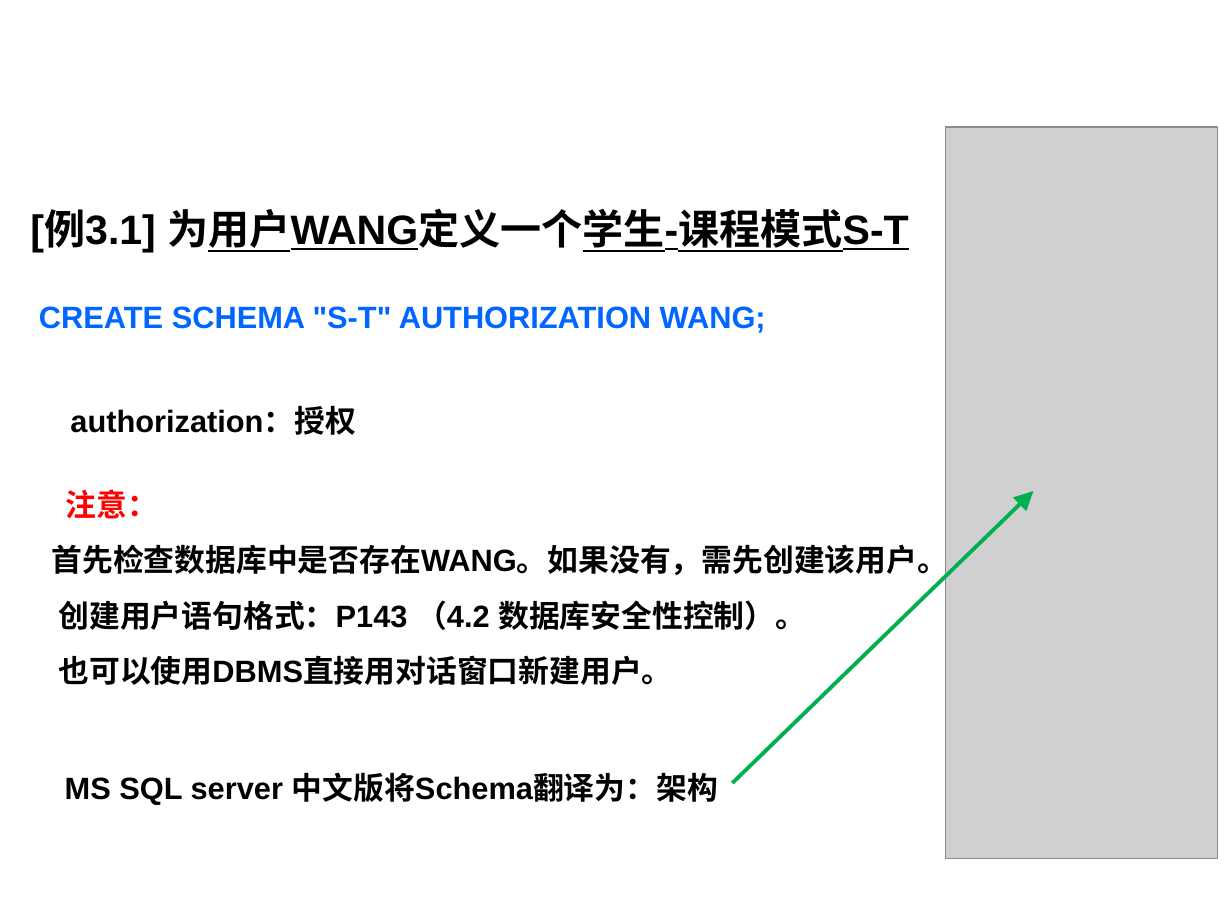
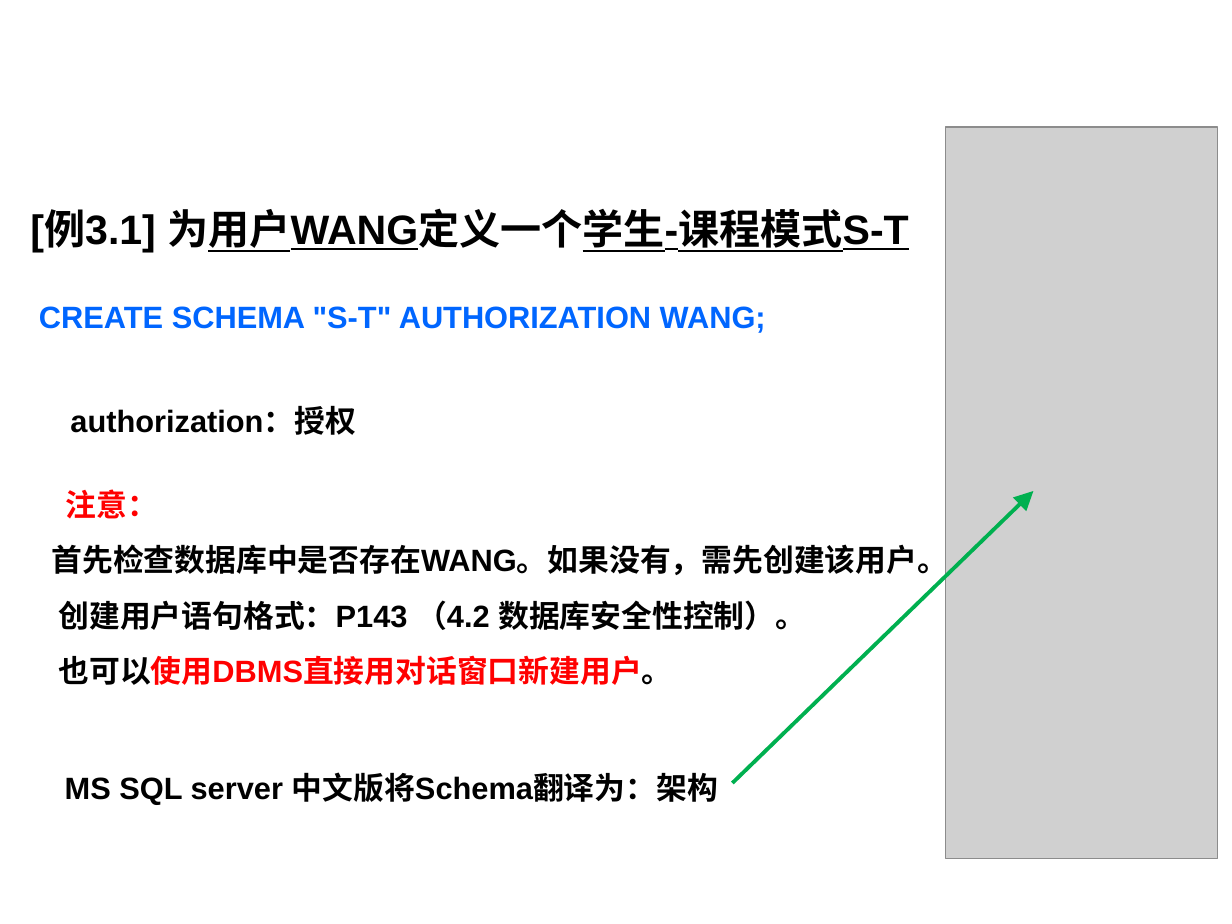
Before and after one commit to HBU/DataBase, a slide deck: slide 25 of PPT/DB第03章（1）.ppt (slide 23 before the commit). Drawn at 1232x924 pixels with LibreOffice and Linux fonts; fonts in the diff are those of the drawing; grey boxes stand for pictures; background and template pictures are left out. Boxes give left, top, right and bottom in pixels: in the first picture for what was removed or moved away, otherwise in the second. Text is boxed around its words. In the diff, an @@ line names an element or a change of style, - is before the commit and + after.

```diff
--- a/PPT/DB第03章（1）.ppt
+++ b/PPT/DB第03章（1）.ppt
@@ text at (58,655,672,685): text colour #000000 to #FF0000 in "也可以使用DBMS直接用对话窗口新建用户。" @@
```
Also in this commit, not shown: 1 other slide changed, 11 slides added, 28 other files.
